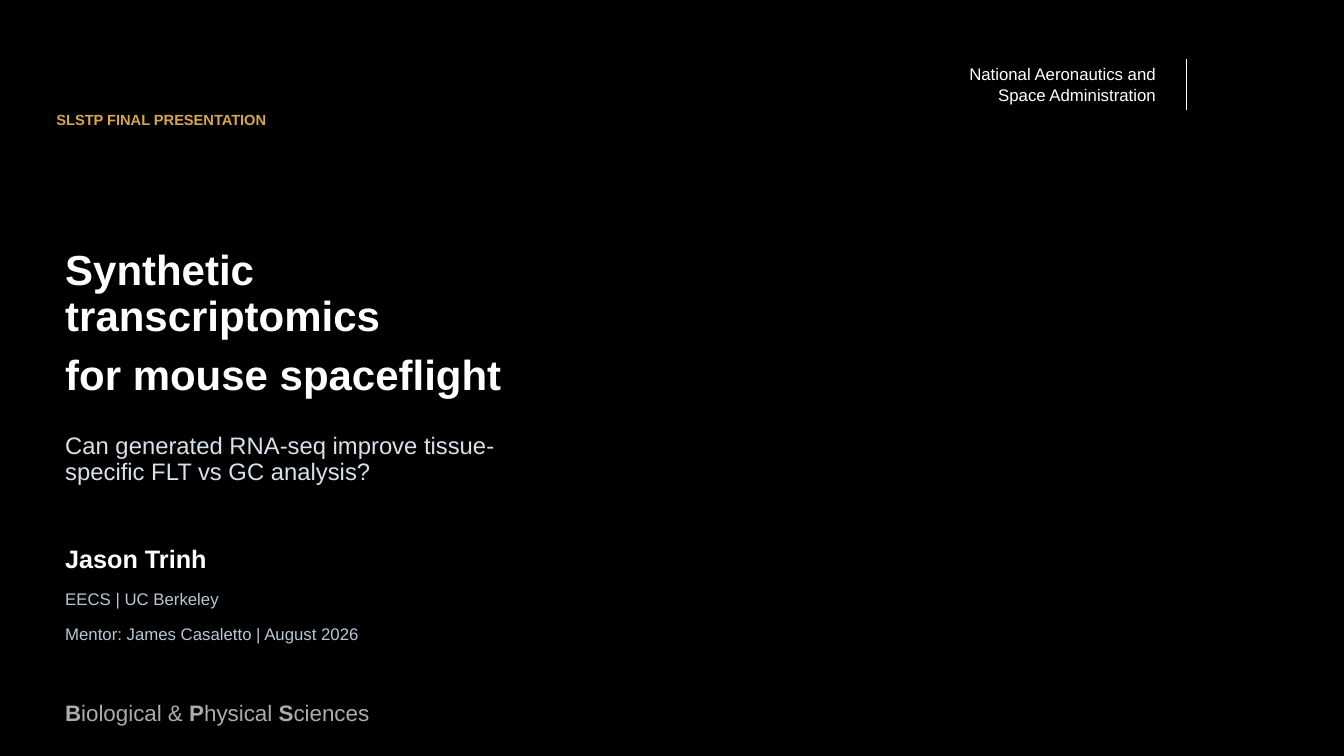
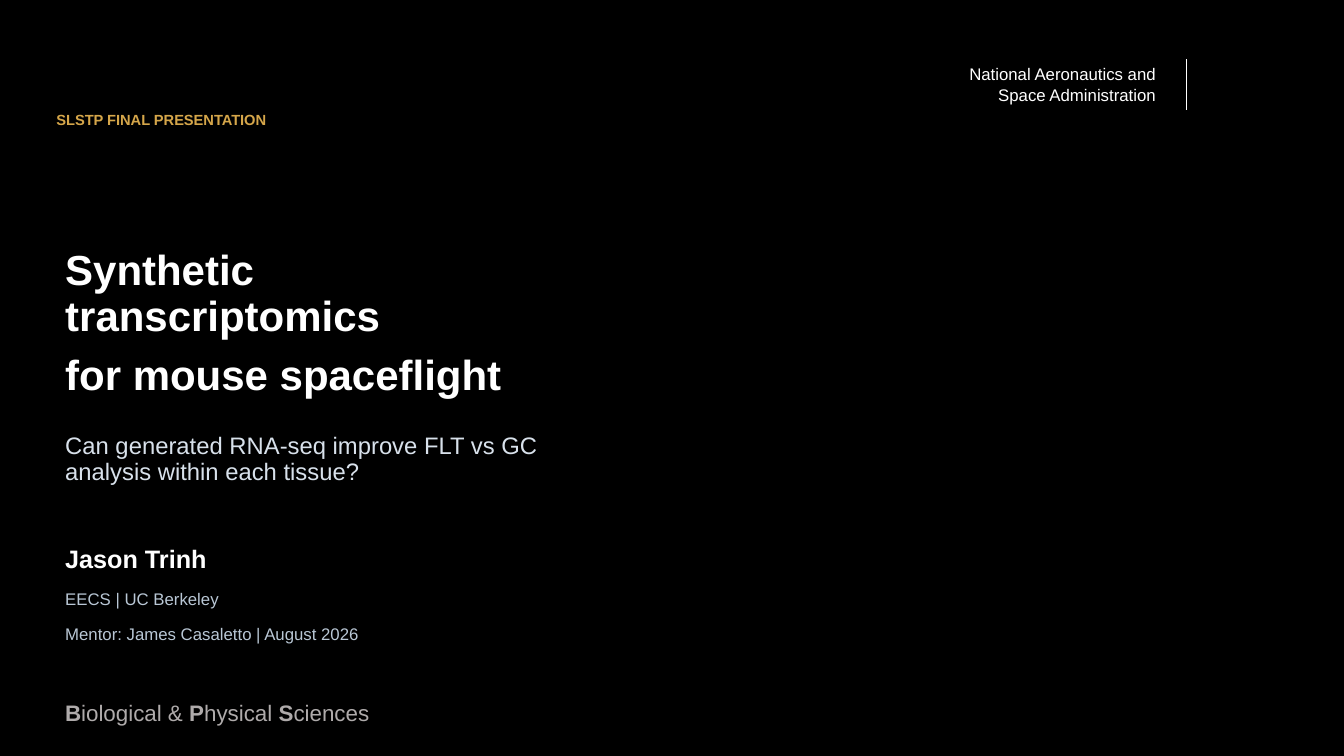
Before and after one commit to jasont314/nasa-mouse, a slide deck: slide 1 of presentation/SLSTP_2026_Generative_Transcriptomics.pptx. Drawn at 1344x756 pixels with LibreOffice and Linux fonts; fonts in the diff are those of the drawing; background and template pictures are left out. Boxes give left, top, right and bottom in pixels: in the first picture for what was removed or moved away, otherwise in the second. Text is boxed around its words. In the diff, an @@ line names an element or a change of style, - is before the commit and + after.

```diff
--- a/presentation/SLSTP_2026_Generative_Transcriptomics.pptx
+++ b/presentation/SLSTP_2026_Generative_Transcriptomics.pptx
@@ subtitle at (x1=65, y1=436, x2=537, y2=485): text changed @@
-Can generated RNA-seq improve tissue-specific FLT vs GC analysis?
+Can generated RNA-seq improve FLT vs GC analysis within each tissue?
```
Also in this commit, not shown: 3 other slides changed, 3 other files.
